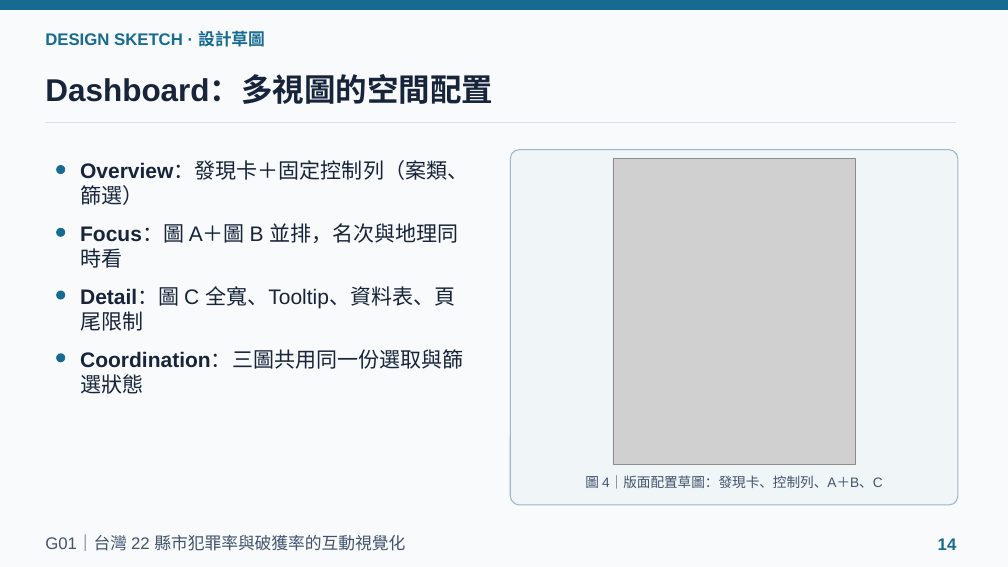
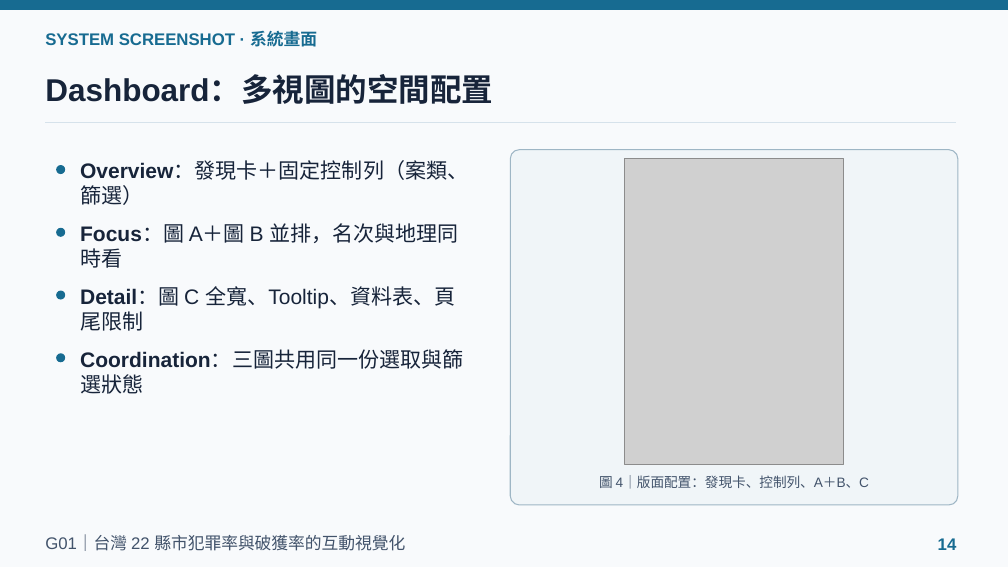
Before and after one commit to powerkaifu/taiwan-crime-rate-vis, a slide deck: slide 14 of docs/VIS_Final_Proposal_G01.pptx. Drawn at 1008x567 pixels with LibreOffice and Linux fonts; fonts in the diff are those of the drawing; grey boxes stand for pictures. Boxes give left, top, right and bottom in pixels: in the first picture for what was removed or moved away, otherwise in the second. Text is boxed around its words. In the diff, an @@ line names an element or a change of style, - is before the commit and + after.

```diff
--- a/docs/VIS_Final_Proposal_G01.pptx
+++ b/docs/VIS_Final_Proposal_G01.pptx
@@ text at (45, 28, 317, 50): text changed @@
-DESIGN SKETCH · 設計草圖
+SYSTEM SCREENSHOT · 系統畫面
@@ picture: place and size @@
-picture at (613, 158, 856, 464)
+picture at (625, 158, 843, 464)
@@ text at (599, 476, 869, 489): text changed @@
-圖 4｜版面配置草圖：發現卡、控制列、A＋B、C
+圖 4｜版面配置：發現卡、控制列、A＋B、C
```
Also in this commit, not shown: 14 other slides changed, 1 slide added, 13 other files.
